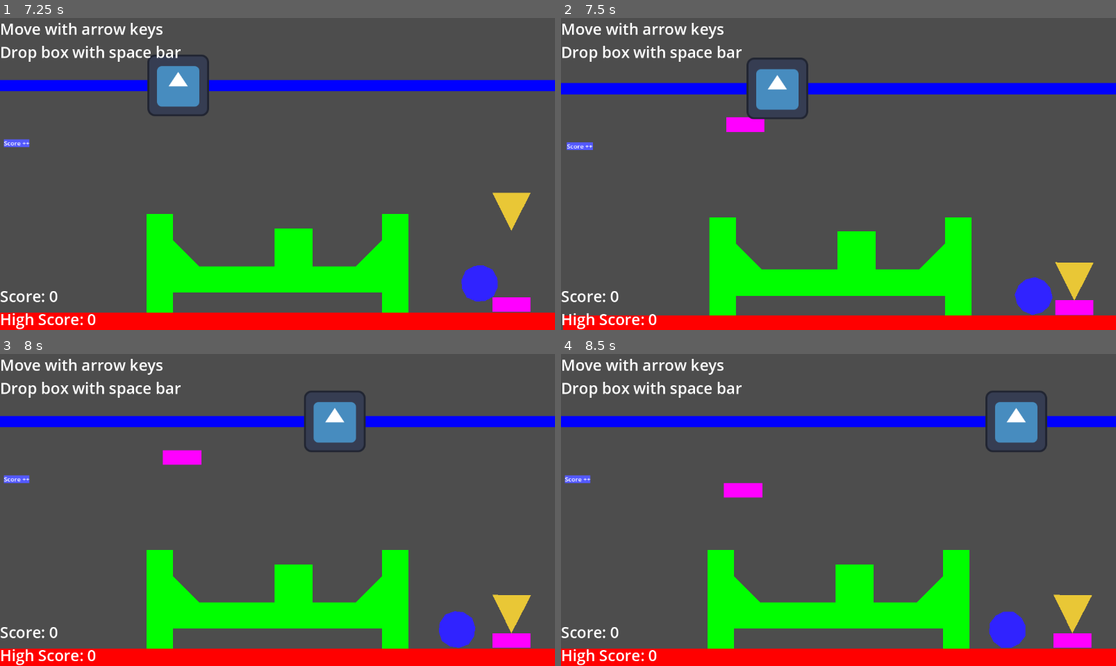
Above: before the commit, frames 1-4 (two rows, left to right).
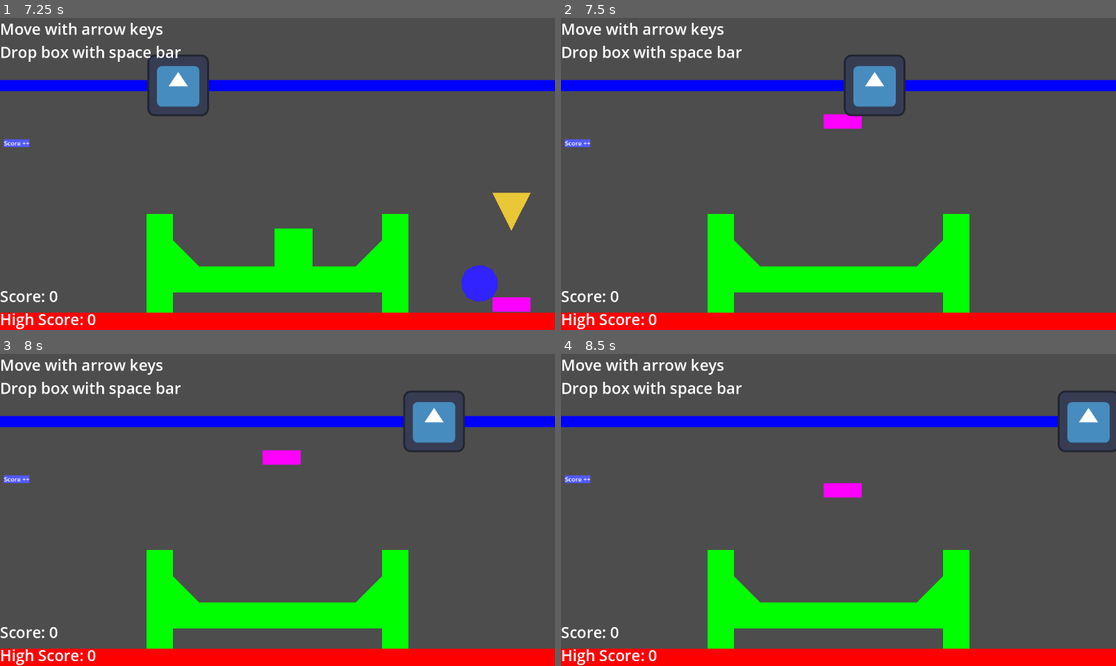
Above: after the commit, the same moments.

Repository: Bropi/StackingBoxes
Game: Godot game, scene res://src/main/main.tscn
Same seed, same stepped clock (60 frames per second), same inputs: the game is played once before the commit and once after it. The engine's default icon, where the game draws it, is replaced by a stand-in: a white triangle on a blue panel in a dark square.
Inputs:
- Up to frame 1 (7.25 s): tap Enter at 0.5 s; hold D (move_right) 0.53-2.03 s; tap Space (drop_box) at 0.6, 1.35, 2.1, 2.85, 3.6, 4.25, 4.35, 5.1, 5.85, 6.6 s; hold A (move_left) 2.03-2.78 s; hold D (move_right) 2.78-4.28 s; hold A (move_left) 4.28-5.03 s; hold D (move_right) 5.03-5.78 s; hold A (move_left) from 5.78 s (still down)
- Up to frame 2 (7.5 s): release A (move_left) at 7.28 s; hold D (move_right) from 7.28 s (still down); tap Space (drop_box) at 7.35 s
- Up to frame 3 (8 s): keep holding D (move_right)
- Up to frame 4 (8.5 s): keep holding D (move_right); tap Space (drop_box) at 8.1 s

Frame 1 is identical in both runs. In frame 2, 9.5% of the frame differs, in the area x 0-100%, y 11-100%; in frame 3, 5.7%; in frame 4, 5.6%.

Commit message:
persistent saving
autoloaded script game data is now persistent using a resource script.

Scene reload added when losing the game, the game saves.

Diff:
--- a/project.godot
+++ b/project.godot
@@ -19,6 +19,7 @@
 
 SceneSwitcher="*res://src/autoloads/scene_switcher.gd"
 GameData="*res://src/autoloads/game_data.gd"
+MainV2="*res://src/main/mainV2.gd"
 
 [file_customization]
 
@@ -27,6 +28,7 @@
 "res://assets/Environment/": "teal",
 "res://assets/audio/": "blue",
 "res://assets/characters/": "yellow",
+"res://resources/": "teal",
 "res://src/": "orange",
 "res://src/autoloads/": "pink",
 "res://src/characters/": "yellow",
--- /dev/null
+++ b/resources/player_score.gd
@@ -0,0 +1,4 @@
+class_name PlayerScore
+extends Resource
+
+@export var high_score: int = 0
--- a/src/autoloads/game_data.gd
+++ b/src/autoloads/game_data.gd
@@ -8,3 +8,14 @@
 	score += 10
 	if score > high_score:
 		high_score = score
+
+
+func save():
+	var save = PlayerScore.new()
+	save.high_score = high_score
+	ResourceSaver.save(save, "user://save_data.tres")
+
+func load():
+	if FileAccess.file_exists("user://save_data.tres"):
+		var save = ResourceLoader.load("user://save_data.tres")
+		high_score = save.high_score
--- a/src/autoloads/scene_switcher.gd
+++ b/src/autoloads/scene_switcher.gd
@@ -6,4 +6,5 @@
 	current_scene = get_tree().current_scene
 
 func switch_to_scene(path):
+	print("new scene!")
 	get_tree().change_scene_to_file(path)
--- a/src/levels/level.gd
+++ b/src/levels/level.gd
@@ -9,6 +9,11 @@
 var scene_reloading: bool = false
 
 func _ready() -> void:
+	#load saved high score
+	if FileAccess.file_exists("user://save_data.tres"):
+		var save = ResourceLoader.load("user://save_data.tres")
+		GameData.high_score = save.high_score
+
 	score_label.text = "Score: %d\nHigh Score: %d" % [GameData.score, GameData.high_score]
 
 # reload the scene after a box has been dropped on the ground
@@ -25,13 +30,15 @@
 		restart_scene()
 
 func restart_scene() -> void:
-	# Voorkom dubbele aanroepen tijdens de herlaadprocedure
 	scene_reloading = true
+	print("scene restart (level.gd)")
+	#wait 2 seconds and emit a signal to main and children that they need to be reset
 
-	#wait 2 seconds and emit a signal to main and children that they need to be reset
 	emit_signal("reload_scene")
+	MainV2._on_level_reload_scene()
 	scene_reloading = false
-
+	GameData.score = 0
+	GameData.save()
 
 func _on_camera_2d_camera_limit() -> void:
 	score_label.text = "Score: %d\nHigh Score: %d" % [GameData.score, GameData.high_score]
--- a/src/main/mainV2.gd
+++ b/src/main/mainV2.gd
@@ -3,9 +3,11 @@
 func _ready() -> void:
 	call_deferred("start_game")
 
-#this function is triggered by a signal in mainV2.gd
+#this function is triggered by a global call in level.gd
 func _on_level_reload_scene() -> void:
-	get_tree().reload_current_scene()
+	#get_tree().reload_current_scene()
+	print("main.gd: level reloading")
+	SceneSwitcher.switch_to_scene("res://src/levels/level.tscn")
 
 func start_game():
 	#switches to level scene
Not shown, added: resources/player_score.gd.uid
